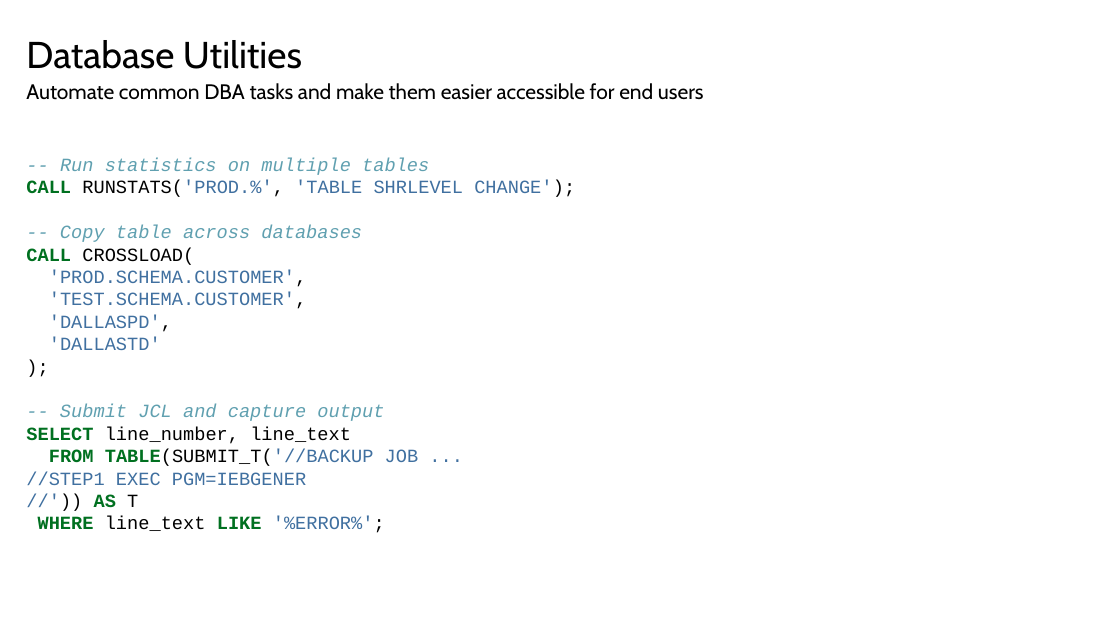
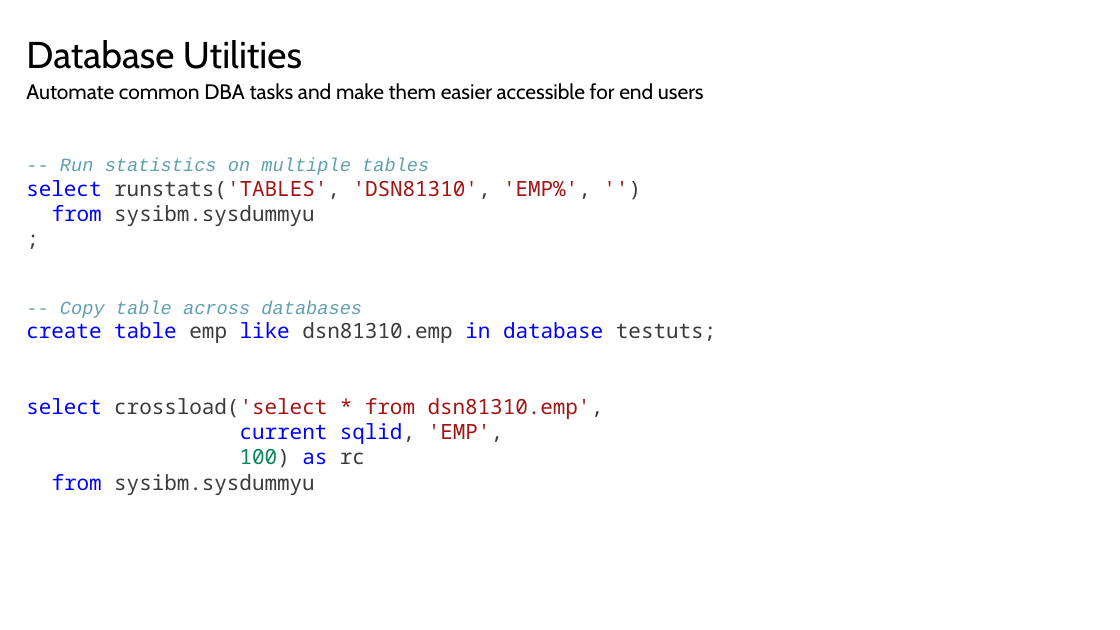
Before and after one commit to de103252/Db2_Routines, a slide deck: slide 14 of Db2 Routines Presentation.pptx (slide 22 before the commit). Drawn at 1120x630 pixels with LibreOffice and Linux fonts; fonts in the diff are those of the drawing; background and template pictures are left out. Boxes give left, top, right and bottom in pixels: in the first picture for what was removed or moved away, otherwise in the second. Text is boxed around its words. In the diff, an @@ line names an element or a change of style, - is before the commit and + after.

```diff
--- a/Db2 Routines Presentation.pptx
+++ b/Db2 Routines Presentation.pptx
@@ text at box(26, 158, 716, 495): text changed; size 12 to 13.5 pt; font Courier New to Noto Sans Mono; text colour #4070A0 to #3B3B3B @@
--- Run statistics on multiple tables
-CALL RUNSTATS('PROD.%', 'TABLE SHRLEVEL CHANGE');
--- Copy table across databases
-CALL CROSSLOAD(
-'PROD.SCHEMA.CUSTOMER',
-'TEST.SCHEMA.CUSTOMER',
-'DALLASPD',
-'DALLASTD'
-);
--- Submit JCL and capture output
-SELECT line_number, line_text
-FROM TABLE(SUBMIT_T('//BACKUP JOB ...
-//STEP1 EXEC PGM=IEBGENER
-//')) AS T
-WHERE line_text LIKE '%ERROR%';
+-- Run statistics on multiple tables
+select runstats('TABLES', 'DSN81310', 'EMP%', '')
+from sysibm.sysdummyu
+;
+-- Copy table across databases
+create table emp like dsn81310.emp in database testuts;
+select crossload('select * from dsn81310.emp',
+current sqlid, 'EMP',
+100) as rc
+from sysibm.sysdummyu
```
Also in this commit, not shown: 5 other slides changed, 1 slide removed.
